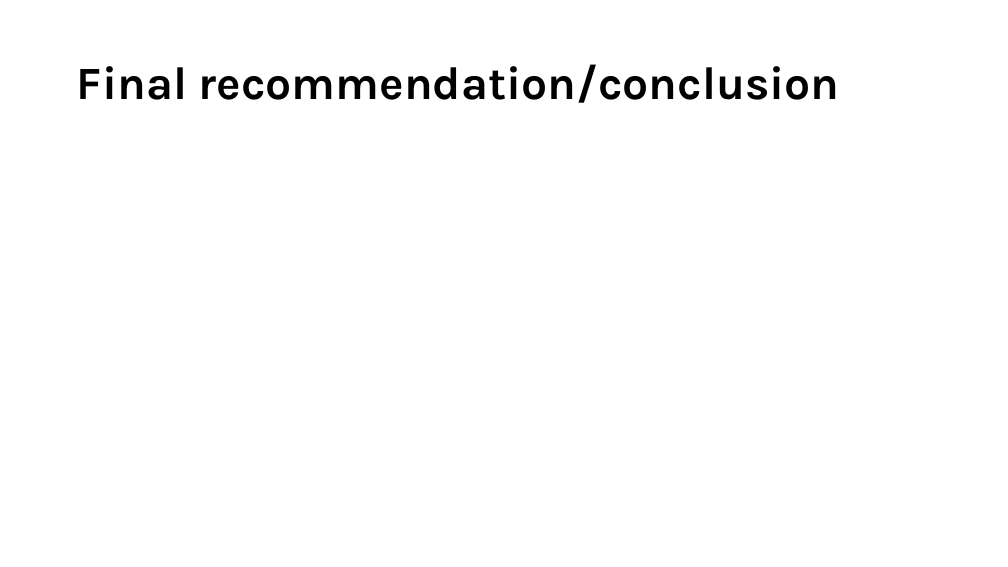
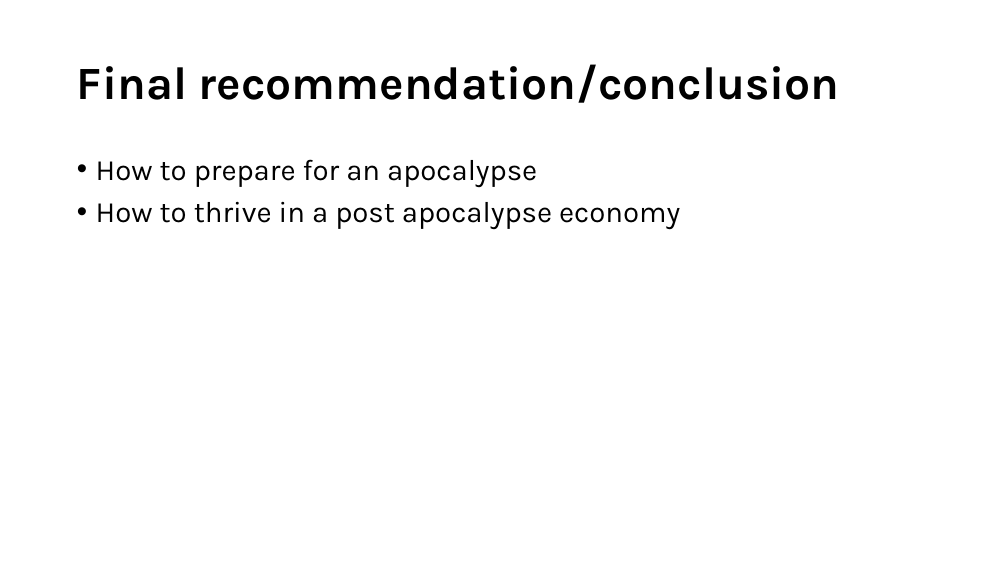
Before and after one commit to staceywai/bootcamp-project, a slide deck: slide 13 of Final Presentation/Bootcamp-Project-1.pptx (slide 12 before the commit). Drawn at 1008x567 pixels with LibreOffice and Linux fonts; fonts in the diff are those of the drawing. Boxes give left, top, right and bottom in pixels: in the first picture for what was removed or moved away, otherwise in the second. Text is boxed around its words. In the diff, an @@ line names an element or a change of style, - is before the commit and + after.

Commit message:
final presentation updates

```diff
--- a/Final Presentation/Bootcamp-Project-1.pptx
+++ b/Final Presentation/Bootcamp-Project-1.pptx
@@ text added at (96, 159, 680, 229), 28 pt, text #000000 @@
+• How to prepare for an apocalypse
+• How to thrive in a post apocalypse economy
```
Also in this commit, not shown: 1 other slide changed, 2 slides added, 1 slide removed, 2 other files.
